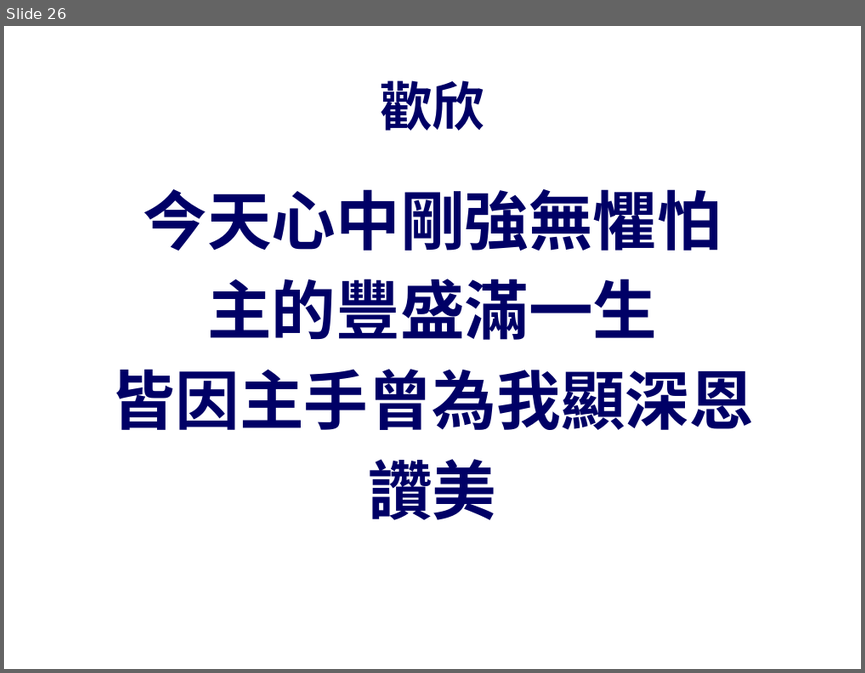
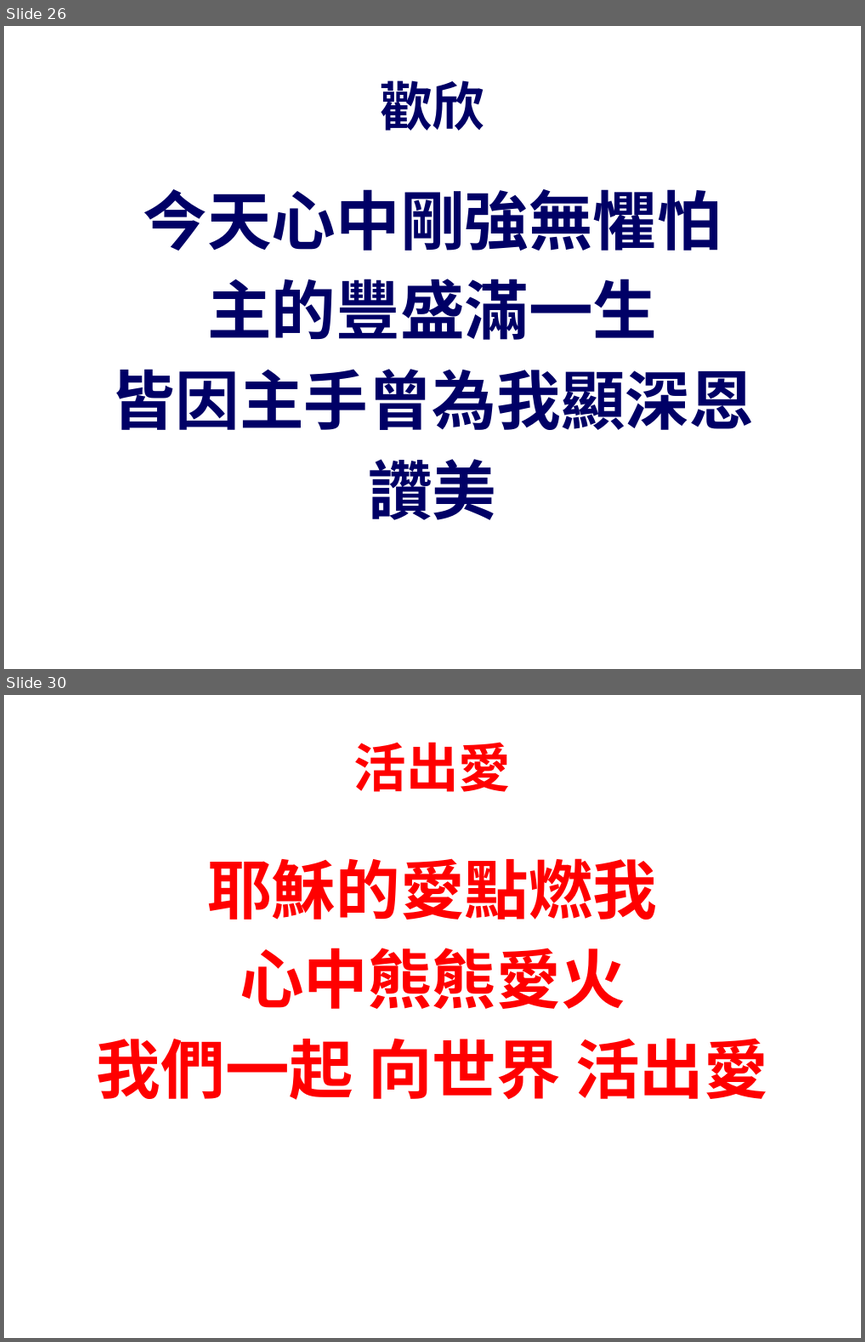
Before and after one commit to batisuoc/bible-school, a slide deck: 2019/1月.pptx. Shown one above the other, each under a label of ours: slide 26 before the commit, slides 26 and 30 after it; the slides between them are not shown. The pictures are 865x673 and 865x1342 pixels, drawn with LibreOffice and Linux fonts; fonts in the diff are those of the drawing; background and template pictures are left out. Boxes give left, top, right and bottom in pixels: in the first picture for what was removed or moved away, otherwise in the second. Text is boxed around its words. In the diff, an @@ line names an element or a change of style, - is before the commit and + after.

```diff
--- a/2019/1月.pptx
+++ b/2019/1月.pptx
@@ slide 30 added at [4,695,861,1338], background picture (left out) @@
@@ title added at [353,742,511,792], 44 pt, text #FF0000, bold @@
+活出愛
@@ text added at [97,858,768,1100], 54 pt, text #FF0000, bold @@
+耶穌的愛點燃我
+心中熊熊愛火
+我們一起 向世界 活出愛
```
Also in this commit, not shown: 3 other slides added.
